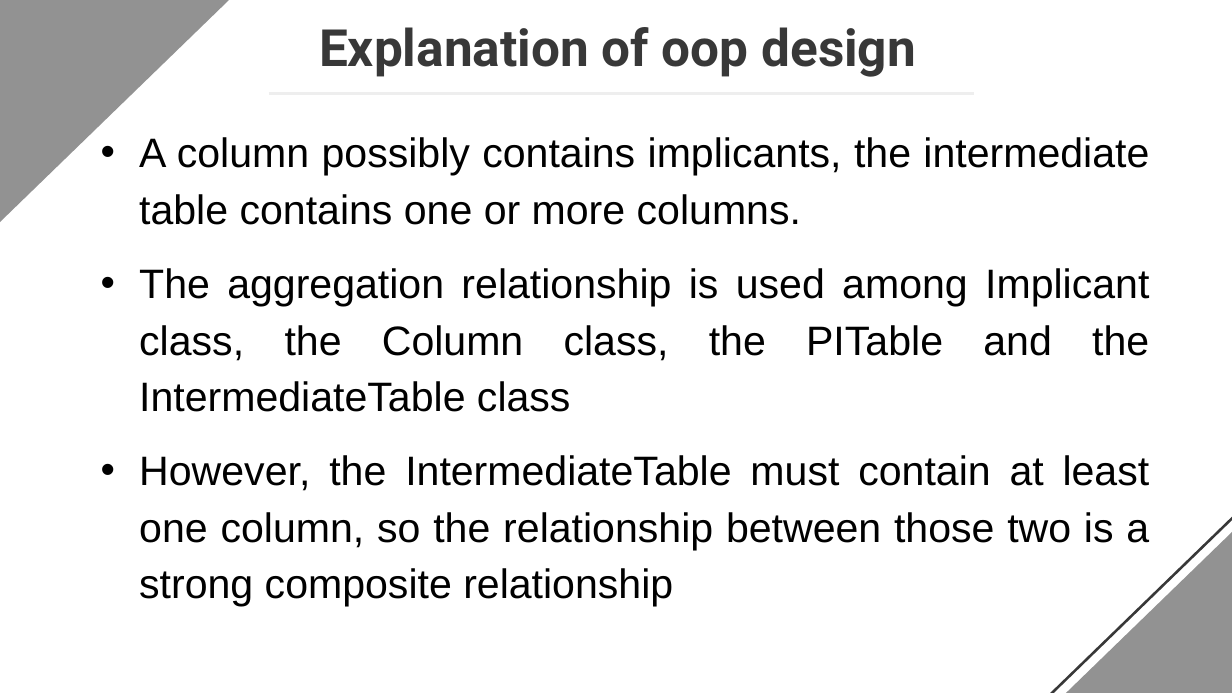
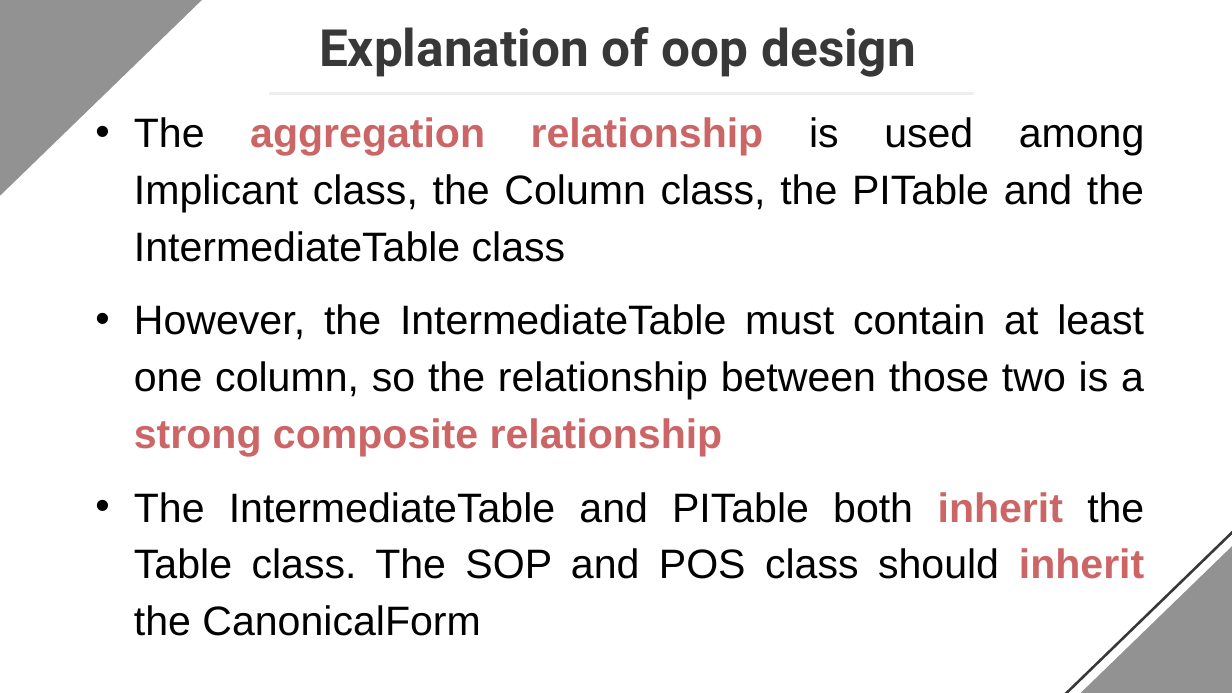
Before and after one commit to XHung09/OOLT.ICT.20202.Team3, a slide deck: slide 12 of presentation/Final Project OOP Slides.pptx (slide 11 before the commit). Drawn at 1232x693 pixels with LibreOffice and Linux fonts; fonts in the diff are those of the drawing. Boxes give left, top, right and bottom in pixels: in the first picture for what was removed or moved away, otherwise in the second. Text is boxed around its words. In the diff, an @@ line names an element or a change of style, - is before the commit and + after.

```diff
--- a/presentation/Final Project OOP Slides.pptx
+++ b/presentation/Final Project OOP Slides.pptx
@@ right triangle: place and size @@
-right triangle at (0,0,356,322)
+right triangle at (0,0,349,302)
@@ text "The aggregation relationship is used ...": place and size @@
-text "The aggregation relationship is used ..." at (139,137,1150,607)
+text "The aggregation relationship is used ..." at (134,117,1145,636)
@@ text at (134,117,1145,456): text colour #000000 to #CC6666, bold on in "aggregation relationship", "strong composite relationship" @@
@@ text at (139,137,1149,225): paragraph removed @@
-• A column possibly contains implicants, the intermediate table contains one or more columns.
@@ right triangle: place and size @@
-right triangle at (946,350,1232,693)
+right triangle at (954,357,1232,693)
@@ right triangle: place and size @@
-right triangle at (961,350,1232,693)
+right triangle at (967,357,1232,693)
@@ text at (134,492,1144,636): paragraph added @@
+• The IntermediateTable and PITable both inherit the Table class. The SOP and POS class should inherit the CanonicalForm
```
Also in this commit, not shown: 9 other slides changed, 1 slide added, 1 slide removed, 1 other file.
